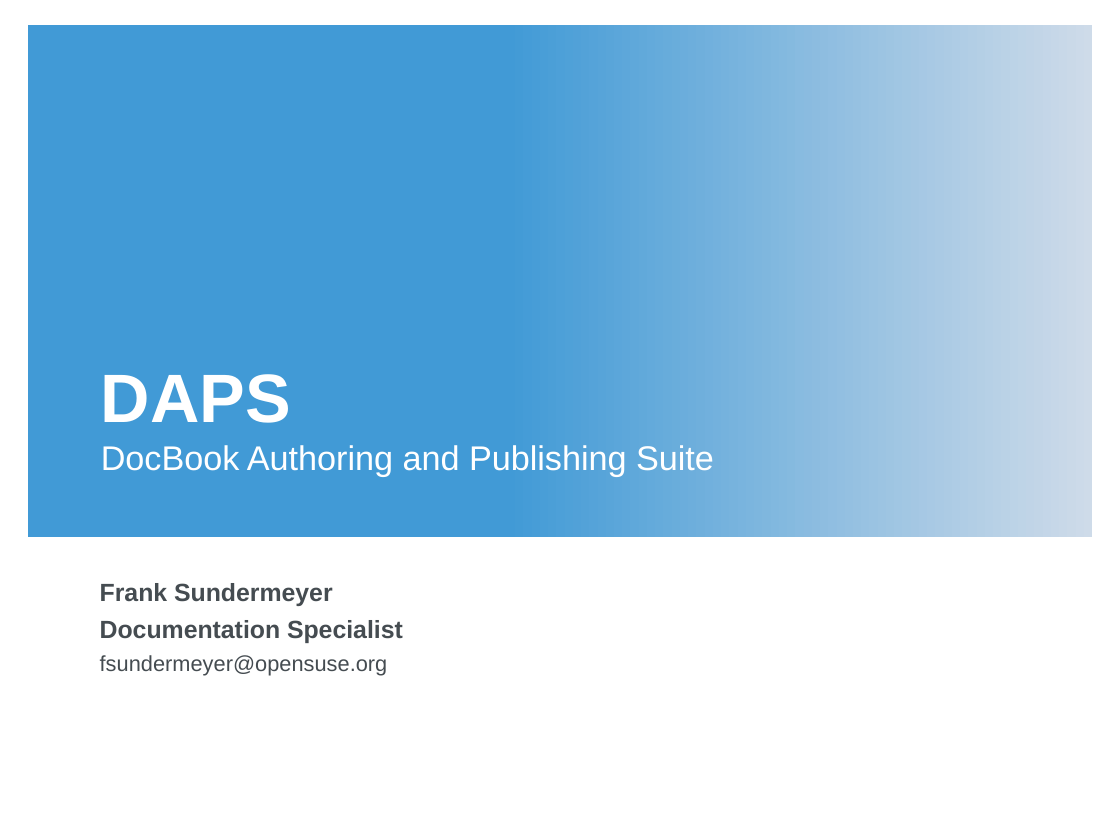
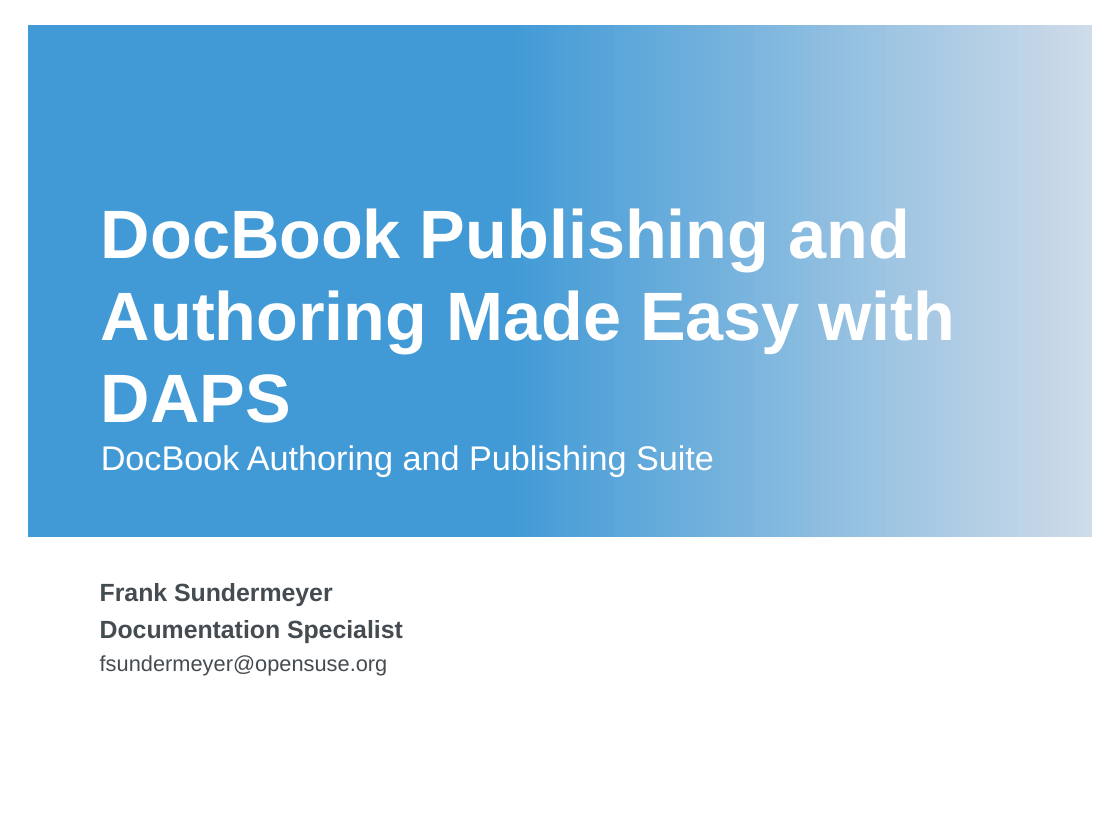
Before and after one commit to openSUSE/daps, a slide deck: slide 1 of doc/presentation/daps_linuxtag_2012.odp. Drawn at 1120x840 pixels with LibreOffice and Linux fonts; fonts in the diff are those of the drawing; background and template pictures are left out. Boxes give left, top, right and bottom in pixels: in the first picture for what was removed or moved away, otherwise in the second. Text is boxed around its words. In the diff, an @@ line names an element or a change of style, - is before the commit and + after.

```diff
--- a/doc/presentation/daps_linuxtag_2012.odp
+++ b/doc/presentation/daps_linuxtag_2012.odp
@@ title at <box>101,203,956,476</box>: text changed; size 22 to 44 pt; bold on @@
-DAPS
-DocBook Authoring and Publishing Suite
+DocBook Publishing and Authoring Made Easy with DAPS
+DocBook Authoring and Publishing Suite
```
Also in this commit, not shown: 4 other slides changed, 1 slide added.
